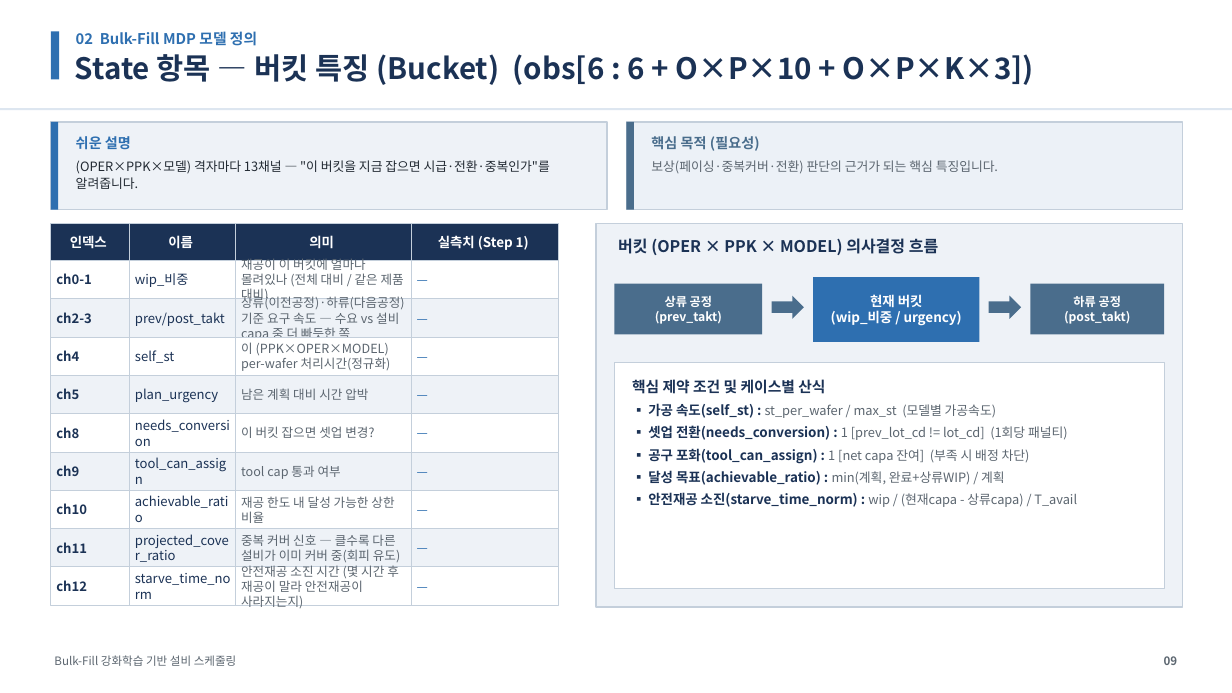
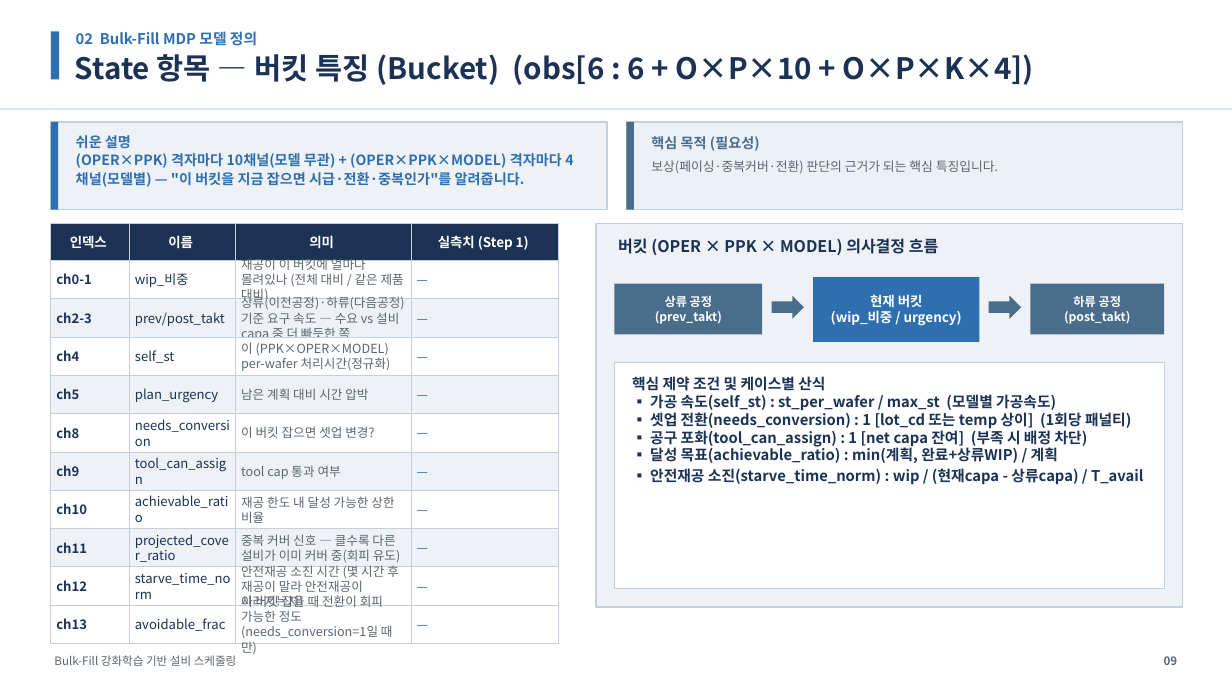
Before and after one commit to relighting123/pjt_scheduling, a slide deck: slide 9 of docs/스케줄링_발표자료.pptx. Drawn at 1232x693 pixels with LibreOffice and Linux fonts; fonts in the diff are those of the drawing. Boxes give left, top, right and bottom in pixels: in the first picture for what was removed or moved away, otherwise in the second. Text is boxed around its words. In the diff, an @@ line names an element or a change of style, - is before the commit and + after.

```diff
--- a/docs/스케줄링_발표자료.pptx
+++ b/docs/스케줄링_발표자료.pptx
@@ text at [75,54,1034,85]: text changed @@
-State 항목 — 버킷 특징 (Bucket) (obs[6 : 6 + O×P×10 + O×P×K×3])
+State 항목 — 버킷 특징 (Bucket) (obs[6 : 6 + O×P×10 + O×P×K×4])
@@ text at [76,135,562,187]: text changed; size 10 to 11 pt; text colour #222A33 to #2E6FB0; bold on @@
-쉬운 설명
-(OPER×PPK×모델) 격자마다 13채널 — "이 버킷을 지금 잡으면 시급·전환·중복인가"를 알려줍니다.
+쉬운 설명
+(OPER×PPK) 격자마다 10채널(모델 무관) + (OPER×PPK×MODEL) 격자마다 4채널(모델별) — "이 버킷을 지금 잡으면 시급·전환·중복인가"를 알려줍니다.
@@ text at [632,376,1143,484]: text changed; size 10 to 11.5 pt @@
-핵심 제약 조건 및 케이스별 산식
-▪ 가공 속도(self_st) : st_per_wafer / max_st (모델별 가공속도)
-▪ 셋업 전환(needs_conversion) : 1 [prev_lot_cd != lot_cd] (1회당 패널티)
-▪ 공구 포화(tool_can_assign) : 1 [net capa 잔여] (부족 시 배정 차단)
-▪ 달성 목표(achievable_ratio) : min(계획, 완료+상류WIP) / 계획
-▪ 안전재공 소진(starve_time_norm) : wip / (현재capa - 상류capa) / T_avail
+핵심 제약 조건 및 케이스별 산식
+▪ 가공 속도(self_st) : st_per_wafer / max_st (모델별 가공속도)
+▪ 셋업 전환(needs_conversion) : 1 [lot_cd 또는 temp 상이] (1회당 패널티)
+▪ 공구 포화(tool_can_assign) : 1 [net capa 잔여] (부족 시 배정 차단)
+▪ 달성 목표(achievable_ratio) : min(계획, 완료+상류WIP) / 계획
+▪ 안전재공 소진(starve_time_norm) : wip / (현재capa - 상류capa) / T_avail
@@ rectangle added at [51,605,129,643], fill #FFFFFF, outline #C4CFDB 0.75 pt, 10.2 pt, text #1B3255, bold @@
+ch13
@@ rectangle added at [129,605,236,643], fill #FFFFFF, outline #C4CFDB 0.75 pt, 10.2 pt, text #1B3255 @@
+avoidable_frac
@@ rectangle added at [236,605,411,643], fill #FFFFFF, outline #C4CFDB 0.75 pt, 9.8 pt, text #5C6670 @@
+이 버킷 잡을 때 전환이 회피 가능한 정도 (needs_conversion=1일 때만)
@@ rectangle added at [411,605,559,643], fill #FFFFFF, outline #C4CFDB 0.75 pt, 9.8 pt, text #2E6FB0 @@
+—
```
Also in this commit, not shown: 40 other slides changed, 4 slides removed, 2 other files.
